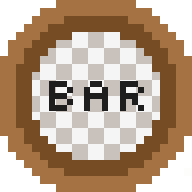
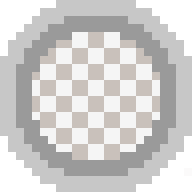
Before/after of a 192 x 192 layered artwork. What changed in the layer stack:
hid "BAR" over [49, 81, 144, 111]
painted on "Layer 3" over [16, 16, 192, 176]
painted on "Layer 2" over [0, 0, 192, 192]
